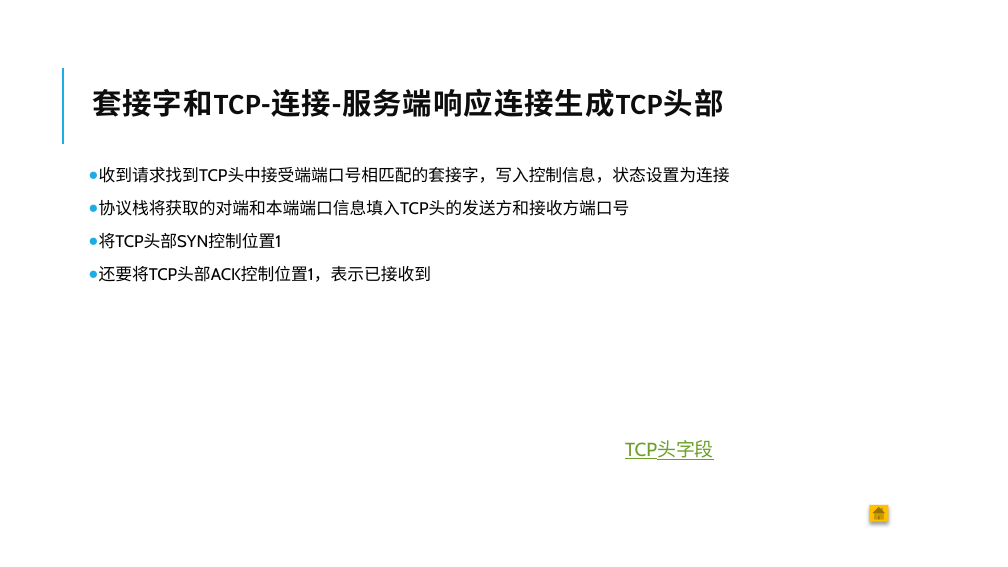
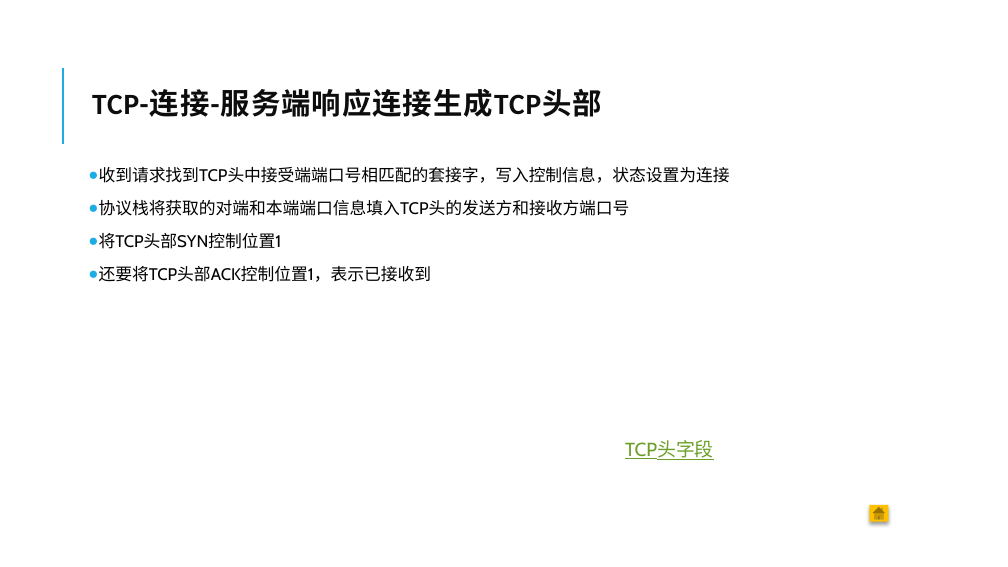
Before and after one commit to sleepingWhiteFish/CAGST, a slide deck: slide 30 of 网络是怎样连接的.pptx. Drawn at 1008x567 pixels with LibreOffice and Linux fonts; fonts in the diff are those of the drawing. Boxes give left, top, right and bottom in pixels: in the first picture for what was removed or moved away, otherwise in the second. Text is boxed around its words. In the diff, an @@ line names an element or a change of style, - is before the commit and + after.

```diff
--- a/网络是怎样连接的.pptx
+++ b/网络是怎样连接的.pptx
@@ title at [92,89,602,117]: text changed @@
-套接字和TCP-连接-服务端响应连接生成TCP头部
+TCP-连接-服务端响应连接生成TCP头部
```
Also in this commit, not shown: 10 other slides changed, 17 slides added, 22 slides removed.
